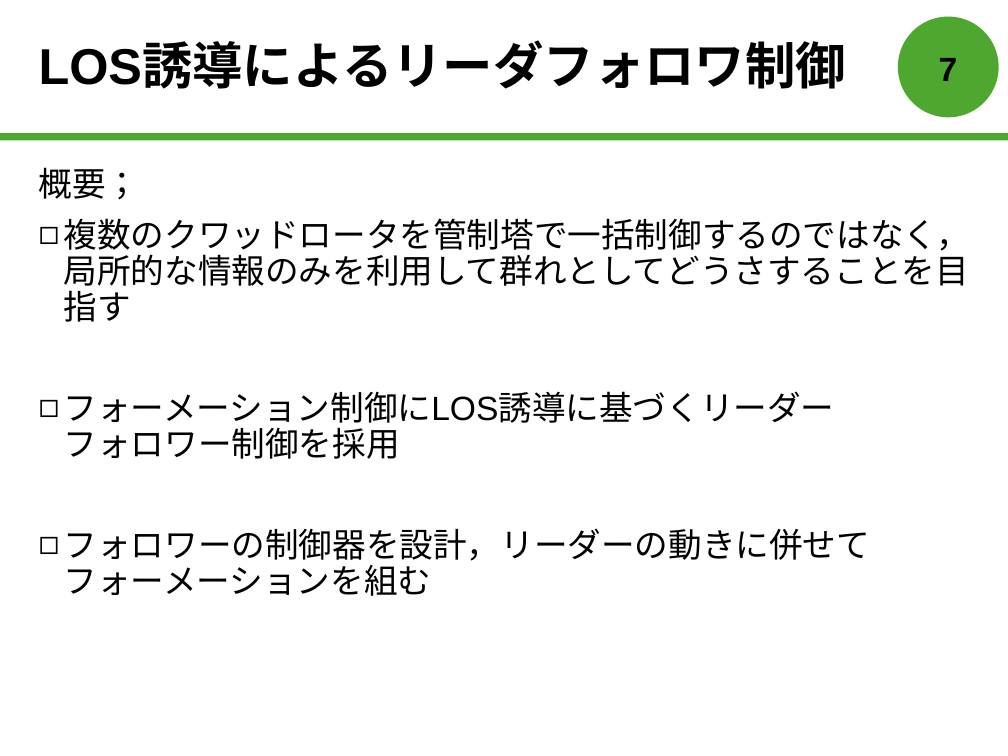
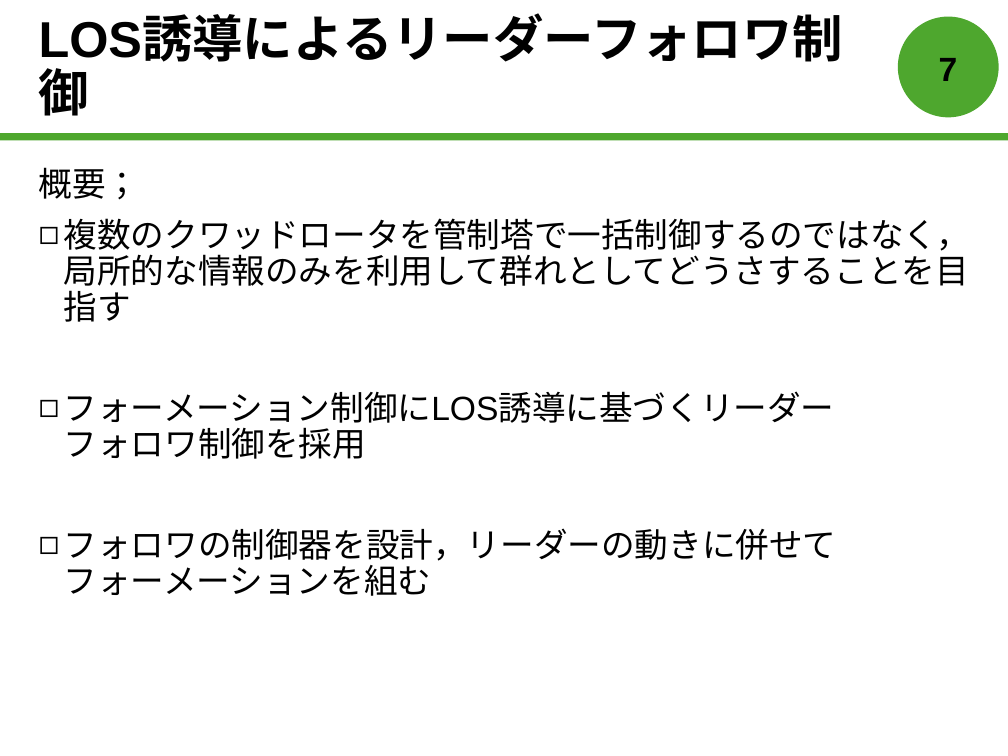
Before and after one commit to forest-book/MatlabLOSFormation, a slide deck: slide 8 of 森本皓斗.pptx. Drawn at 1008x756 pixels with LibreOffice and Linux fonts; fonts in the diff are those of the drawing. Boxes give left, top, right and bottom in pixels: in the first picture for what was removed or moved away, otherwise in the second. Text is boxed around its words. In the diff, an @@ line names an element or a change of style, - is before the commit and + after.

```diff
--- a/森本皓斗.pptx
+++ b/森本皓斗.pptx
@@ title at [39, 44, 847, 89]: text changed @@
-LOS誘導によるリーダフォロワ制御
+LOS誘導によるリーダーフォロワ制御
@@ text at [64, 391, 837, 596]: text changed @@
-◻ フォーメーション制御にLOS誘導に基づくリーダー
-  フォロワー制御を採用
-◻ フォロワーの制御器を設計，リーダーの動きに併せて
-  フォーメーションを組む
+◻ フォーメーション制御にLOS誘導に基づくリーダー
+  フォロワ制御を採用
+◻ フォロワの制御器を設計，リーダーの動きに併せて
+  フォーメーションを組む
```
Also in this commit, not shown: 4 other slides changed.
